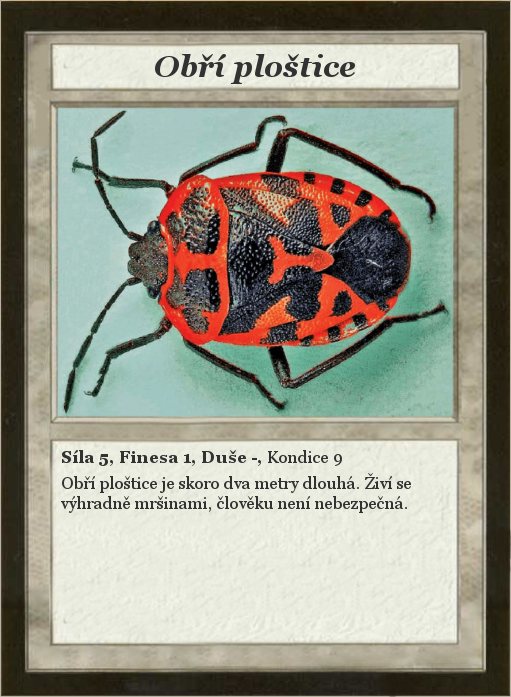
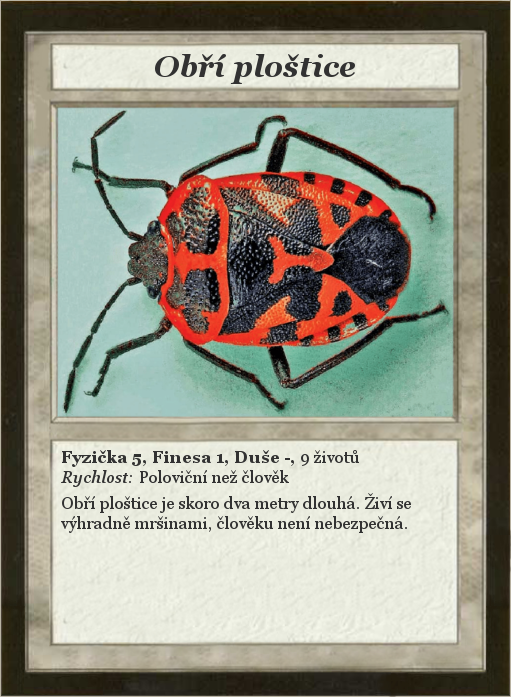
Revision of a layered 511 × 697 image; what changed, layer by layer:
renamed "Síla 5, Finesa 1, Duše -, Kond..." to "Fyzička 5, Finesa 1, Duše -, 9...", painted on it over [61, 450, 411, 533]
